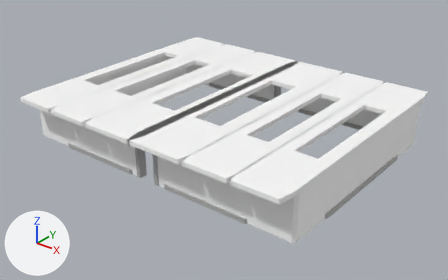
The glTF model public/building.glb, before and after one commit.
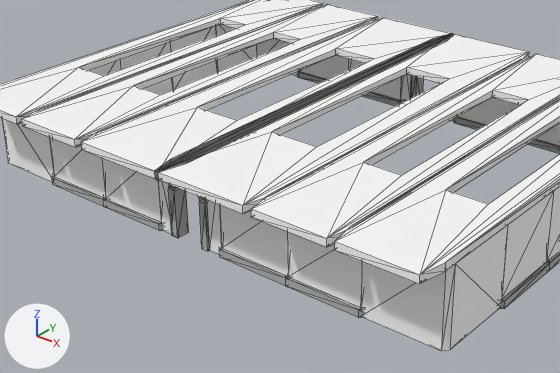
There are two pictures of each version: one whole from a camera (50 mm lens) standing at (8.19, -7.3, 6.33) and looking at (0.1, 2.8, 0.07), one close up on the part from 9% to 80% of the width and 15% to 91% of the height. The axes (+X, +Y, +Z) are drawn at lower left. The lights are the same throughout. The close-ups show mesh edges as thin lines. Vertices at the same position are counted once.

The first close-up shows 'mergedBlocks(Clone)'.
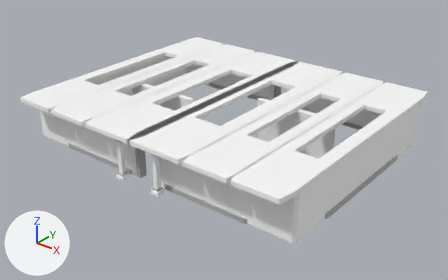
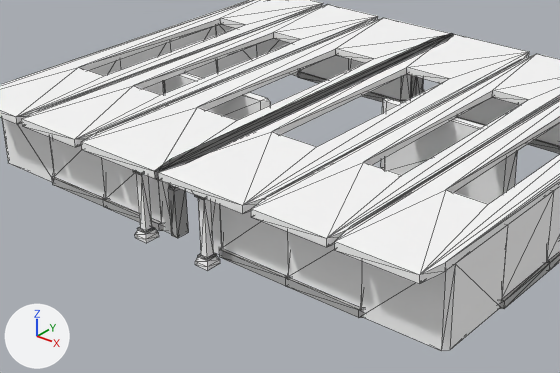
Edits to the bpy script that builds the scene:
```text
Change me_mesh_0:
    used by ob_mergedblocks_clone; location = (0.0, 0.0, 0.0)
    remove me_mesh_0.from_pydata(...)  # 699 vertices, 1432 faces; spans x -3.6..3.6, y -0.01..6.05, z 0.0..1.1
    add me_mesh_0.from_pydata(...)  # 883 vertices, 1776 faces; spans x -3.6..3.6, y -0.01..6.05, z 0.0..1.1
    me_mesh_0 part 1: a new loose piece of 40 vertices spanning x -0.6..-0.4, y 0.1..0.3, z 0.0..1.0
    me_mesh_0 part 2: a new loose piece of 40 vertices spanning x 0.4..0.6, y 0.1..0.3, z 0.0..1.0
    me_mesh_0 part 3
    12 vertices are added at x -2.56..2.56, y 2.44..3.56, z 0.0
    12 new vertices lie (0.0, 0.0, 1.0) away from vertices in x -2.56..2.56, y 2.44..3.56, z 0.0
    40 new faces join them, mat_stone_clone (white #ffffff)
```

What differs and where, as boxes [x1, y1, x2, y2] in the close-ups (560 x 373 px):
part 1 of me_mesh_0, added
    after: [132, 170, 159, 243]
part 2 of me_mesh_0, added
    after: [194, 194, 220, 270]
part 3 of me_mesh_0, added
    after: [163, 73, 518, 204]
